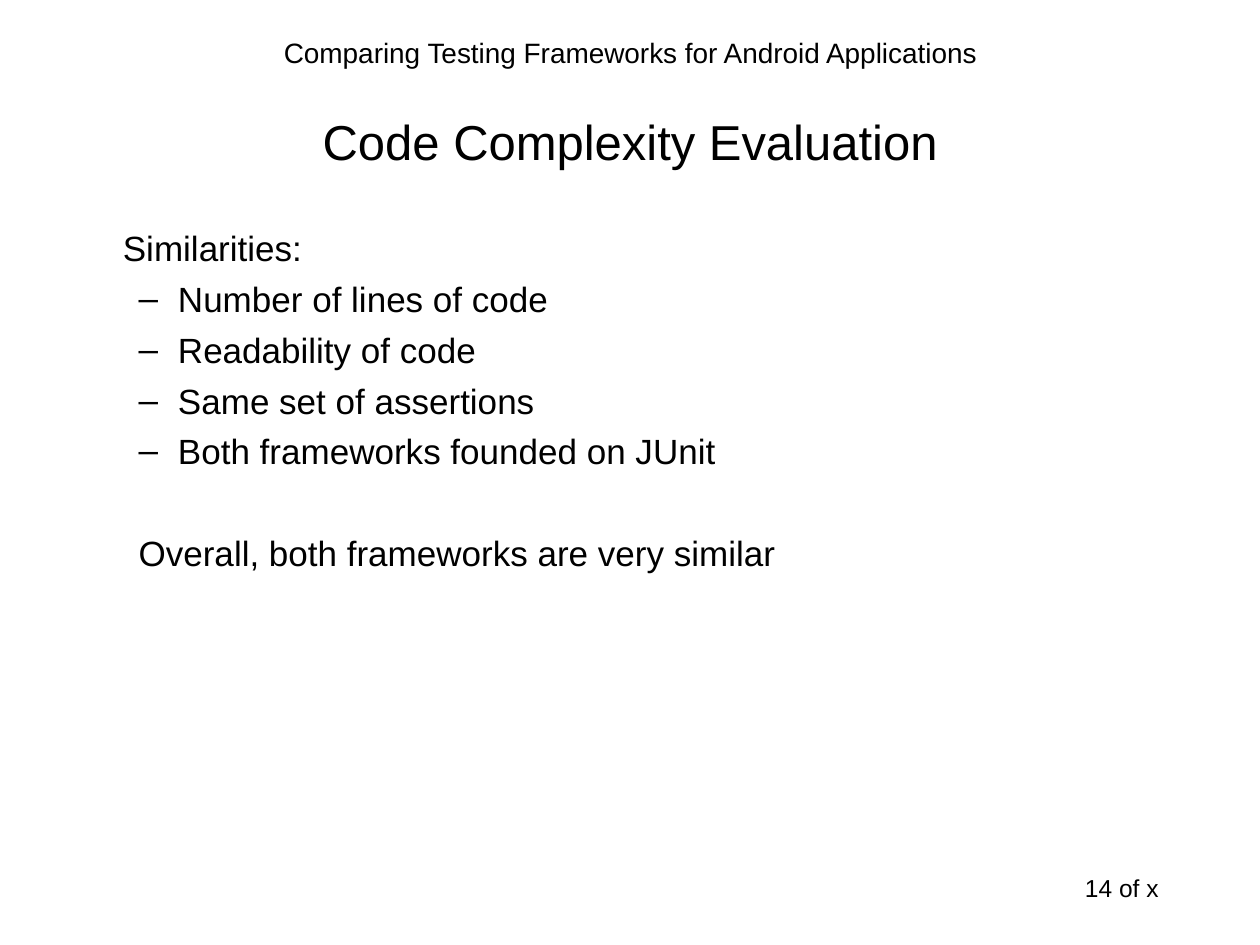
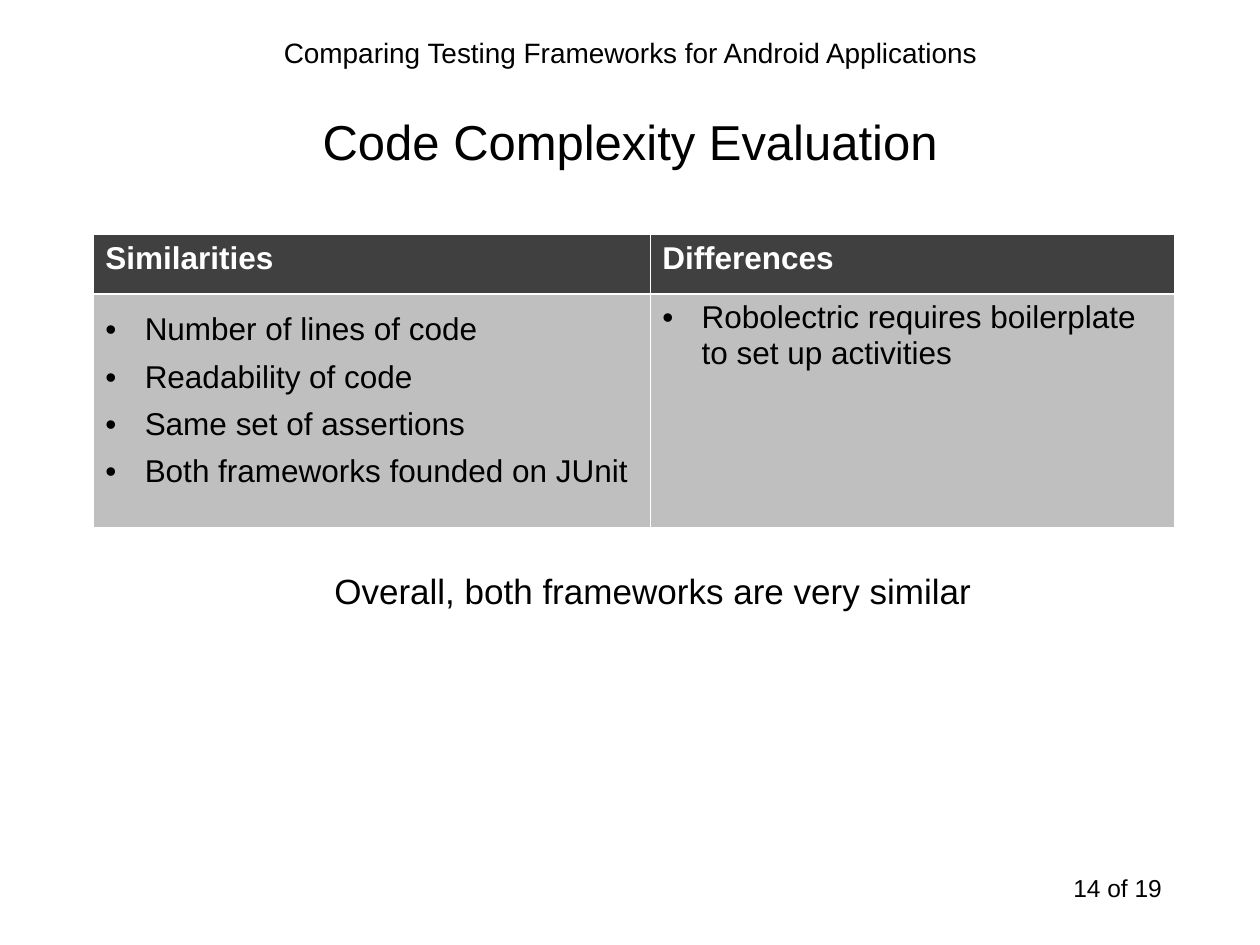
Before and after one commit to sahiljain/tpm, a slide deck: slide 14 of s44jain_tpm.ppt. Drawn at 1260x945 pixels with LibreOffice and Linux fonts; fonts in the diff are those of the drawing. Boxes give left, top, right and bottom in pixels: in the first picture for what was removed or moved away, otherwise in the second. Text is boxed around its words. In the diff, an @@ line names an element or a change of style, - is before the commit and + after.

```diff
--- a/s44jain_tpm.ppt
+++ b/s44jain_tpm.ppt
@@ table added at (93, 234, 1174, 527), 2 rows, 2 columns @@
+Similarities | Differences
+Number of lines of code / Readability of code / Same set of assertions / Both frameworks founded on JUnit | Robolectric requires boilerplate to set up activities
@@ text at (123, 235, 715, 465): paragraphs removed @@
-Similarities:
-  – Number of lines of code
-  – Readability of code
-  – Same set of assertions
-  – Both frameworks founded on JUnit
@@ text "Overall, both frameworks are very ...": place and size @@
-text "Overall, both frameworks are very ..." at (123, 235, 775, 573)
+text "Overall, both frameworks are very ..." at (334, 578, 971, 610)
@@ text "Overall, both frameworks are very ..." at (334, 578, 971, 610): alignment left to centre @@
@@ page number at (1073, 879, 1162, 898): text changed @@
-14 of x
+14 of 19
```
Also in this commit, not shown: 7 other slides changed.
